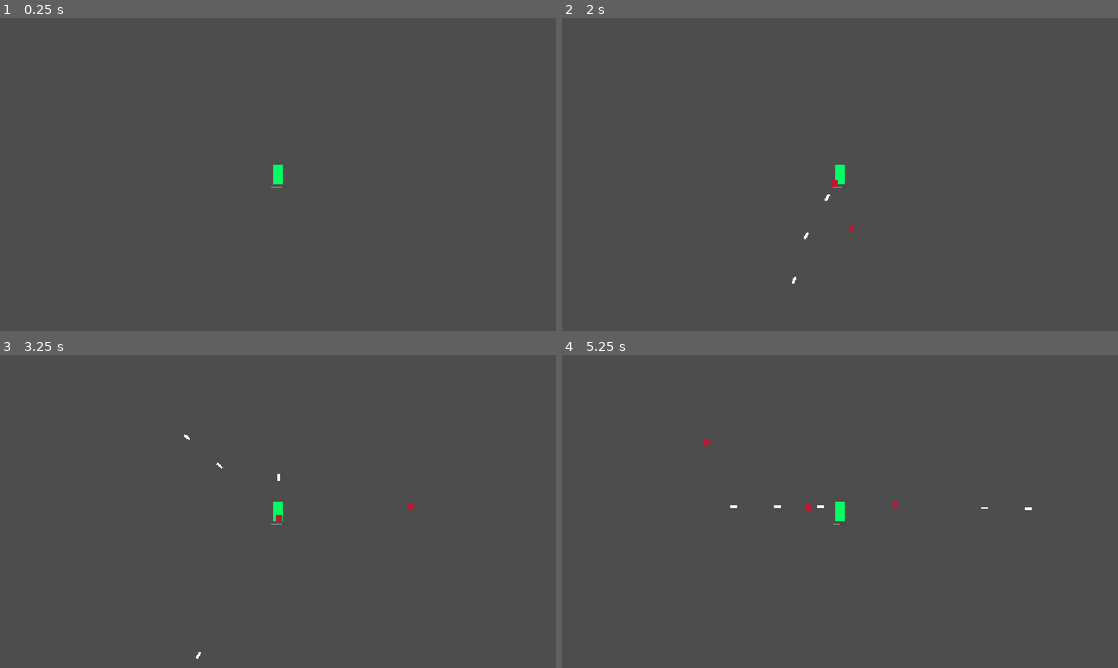
Above: before the commit, frames 1-4 (two rows, left to right).
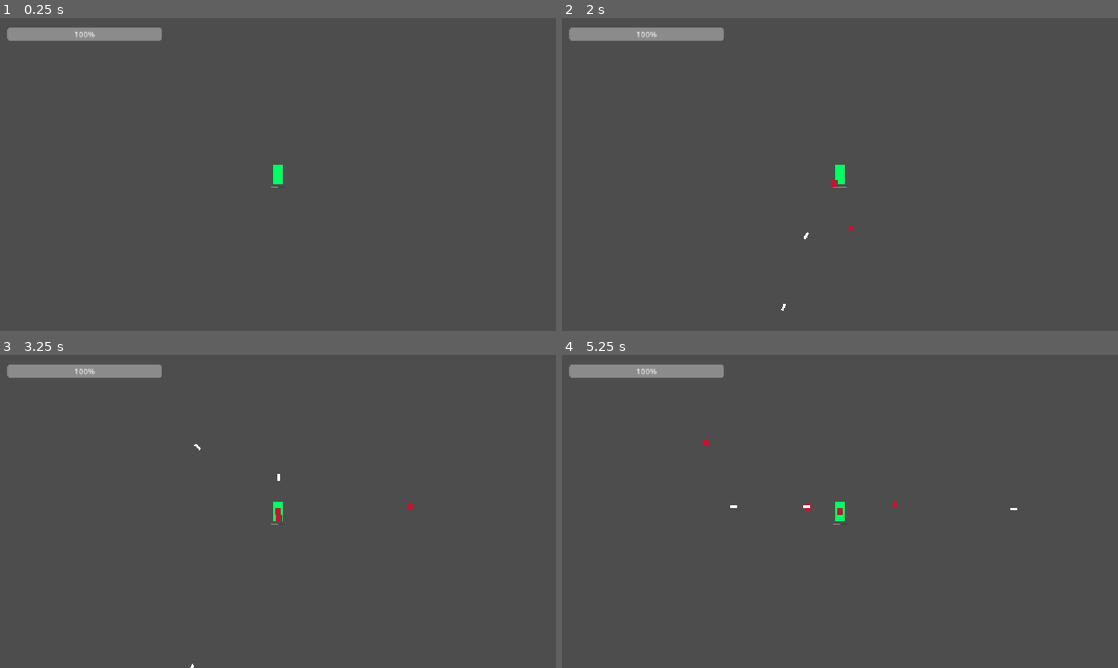
Above: after the commit, the same moments.

Repository: xuansh/my-own-godot-project
Game: Godot game, scene res://Scenes/BattleField/battle_field.tscn
The game is run twice, just before and just after one commit, with the same random seed, the same clock (stepped at 60 frames per second) and the same inputs.
Inputs:
- Up to frame 1 (0.25 s): no input
- Up to frame 2 (2 s): tap Enter at 0.5 s; tap A (KeyBoard-A) at 0.6 s; tap D (KeyBoard-D) at 1.35 s
- Up to frame 3 (3.25 s): tap S (KeyBoard-S) at 2.1 s; tap W (KeyBoard-W) at 2.85 s
- Up to frame 4 (5.25 s): tap A (KeyBoard-A) at 3.6 s; tap D (KeyBoard-D) at 4.35 s; tap S (KeyBoard-S) at 5.1 s

The runs differ from the first frame. In frame 1, 1.2% of the frame differs, in the area x 1-51%, y 3-55%; in frame 2, 1.2%; in frame 3, 1.2%; in frame 4, 1.3%, in the area x 1-85%, y 3-55%.

Commit message:
v0.1.0

Diff:
--- a/Autoloads/EventBus.gd
+++ b/Autoloads/EventBus.gd
@@ -6,6 +6,14 @@
 	var exp : int
 signal enemy_died(payload : EnemyDiedPayload)
 
+class PlayerHPPayload:
+	var hp : float
+	var max_hp : float
+
+class PlayerHPChangedPayload extends PlayerHPPayload:
+	pass
+signal player_hp_changed(payload : PlayerHPChangedPayload)
+
 signal xp_gained
 signal level_up
 signal run_ended
--- a/Resources/WeaponDefinitions/basic_weapon.tres
+++ b/Resources/WeaponDefinitions/basic_weapon.tres
@@ -7,6 +7,6 @@
 script = ExtResource("1_ilclt")
 bullet_scene = ExtResource("1_qu07f")
 spread_angle = 40.0
-cool_time = 0.3
+cool_time = 0.5
 damage = 15.0
 metadata/_custom_type_script = "uid://nqjbw21dch4k"
--- a/Scenes/BattleField/battle_field.tscn
+++ b/Scenes/BattleField/battle_field.tscn
@@ -2,6 +2,7 @@
 
 [ext_resource type="Script" uid="uid://bral0mrogcv80" path="res://Scenes/BattleField/battle_field.gd" id="1_8r4ul"]
 [ext_resource type="PackedScene" uid="uid://by7pdbt1cwtu" path="res://Scenes/Player/player.tscn" id="2_y1e7y"]
+[ext_resource type="PackedScene" uid="uid://c70w13luenftd" path="res://UI/Player/player_hp_progress_bar.tscn" id="3_y1e7y"]
 
 [node name="BattleField" type="Node2D" unique_id=434400165]
 script = ExtResource("1_8r4ul")
@@ -16,3 +17,7 @@
 autostart = true
 
 [node name="CanvasLayer" type="CanvasLayer" parent="." unique_id=696671074]
+
+[node name="PlayerHpProgressBar" parent="CanvasLayer" unique_id=659506338 instance=ExtResource("3_y1e7y")]
+max_value = 0.0
+step = 1.0
--- a/Scenes/Common/Components/hitbox_component.gd
+++ b/Scenes/Common/Components/hitbox_component.gd
@@ -11,3 +11,5 @@
 func attack(target):
 	if _body is Bullet:
 		target.damage_component.take_damage(damage)
+		if _body is Player:
+			print(_body)
--- a/Scenes/Common/entity.gd
+++ b/Scenes/Common/entity.gd
@@ -1,7 +1,12 @@
 class_name Entity
 extends Node2D
 
-var hp : float
+var hp : float :
+	set(value):
+		hp = value
+		if self is Player:
+			EventBus.player_hp_changed.emit()
+			print('player hp changed')
 var speed : float
 
 ## 玩家额外的武器子弹数
--- a/Scenes/Enemy/enemy.gd
+++ b/Scenes/Enemy/enemy.gd
@@ -22,6 +22,7 @@
 	position.x = randi_range(-300, 300)
 	position.y = randi_range(-200, 200)
 	hp = data.max_hp
+	print(hp)
 	speed = data.max_speed
 	additional_bullet_count = data.additional_bullet_count
 
--- a/UI/Player/player_hp_progress_bar.gd
+++ b/UI/Player/player_hp_progress_bar.gd
@@ -1,4 +1,8 @@
 extends ProgressBar
 
 func _ready() -> void:
-	pass
+	EventBus.player_hp_changed.connect(
+		func(payload : EventBus.PlayerHPChangedPayload):
+			self.value = payload.hp
+			self.max_value = payload.max_hp
+	)
